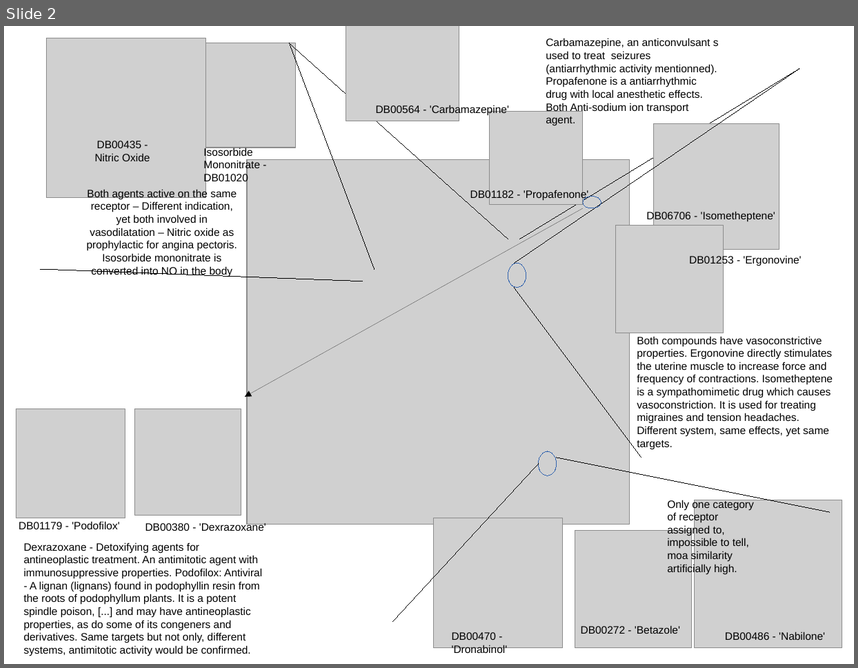
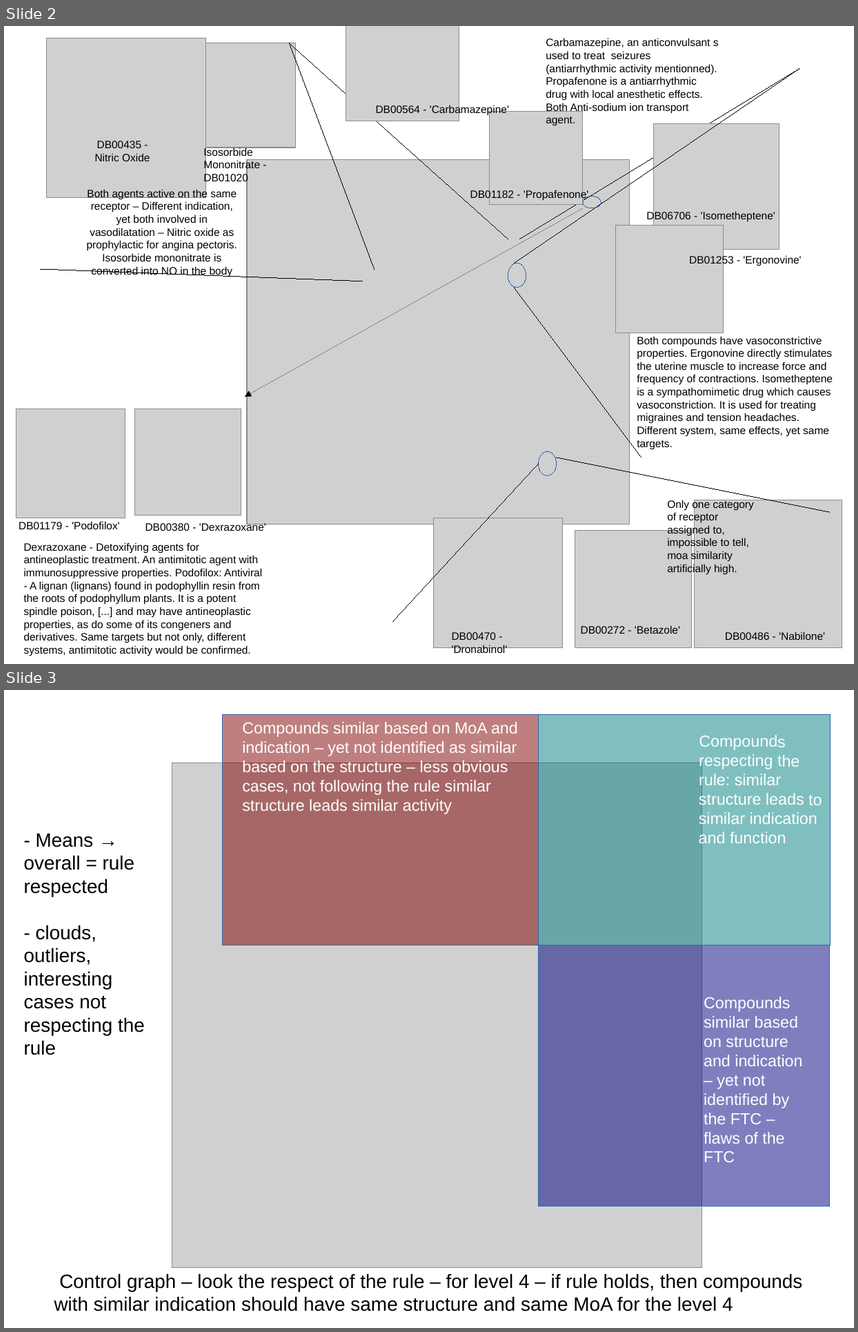
Before and after one commit to loopasam/ftc, a slide deck: data/analysis/figures/report.odp. Shown one above the other, each under a label of ours: slide 2 before the commit, slides 2 and 3 after it. The pictures are 858x668 and 858x1332 pixels, drawn with LibreOffice and Linux fonts; fonts in the diff are those of the drawing; grey boxes stand for pictures. Boxes give left, top, right and bottom in pixels: in the first picture for what was removed or moved away, otherwise in the second. Text is boxed around its words. In the diff, an @@ line names an element or a change of style, - is before the commit and + after.

```diff
--- a/data/analysis/figures/report.odp
+++ b/data/analysis/figures/report.odp
@@ slide 3 added at [4,690,854,1328], background #FFFFFF @@
@@ rectangle added at [222,714,538,945], fill #800000 at 50% opacity, outline #3465AF 0 pt @@
@@ text added at [242,722,518,814], 15 pt, text #FFFFFF @@
+Compounds similar based on MoA and indication – yet not identified as similar based on the structure – less obvious cases, not following the rule similar structure leads similar activity
@@ rectangle added at [539,714,831,945], fill #008080 at 50% opacity, outline #3465AF 0 pt @@
@@ text added at [699,735,822,847], 15 pt, text #FFFFFF @@
+Compounds respecting the rule: similar structure leads to similar indication and function
@@ picture added at [172,762,702,1267] @@
@@ text added at [24,833,145,1055], 18 pt, text #000000 @@
+- Means → overall = rule respected
+- clouds, outliers, interesting cases not respecting the rule
@@ rectangle added at [539,945,830,1207], fill #000080 at 50% opacity, outline #3465AF 0 pt @@
@@ text added at [704,996,802,1162], 15 pt, text #FFFFFF @@
+Compounds similar based on structure and indication – yet not identified by the FTC – flaws of the FTC
@@ text added at [54,1273,802,1311], 18 pt, text #000000 @@
+Control graph – look the respect of the rule – for level 4 – if rule holds, then compounds with similar indication should have same structure and same MoA for the level 4
```
Also in this commit, not shown: 1 other slide added.
